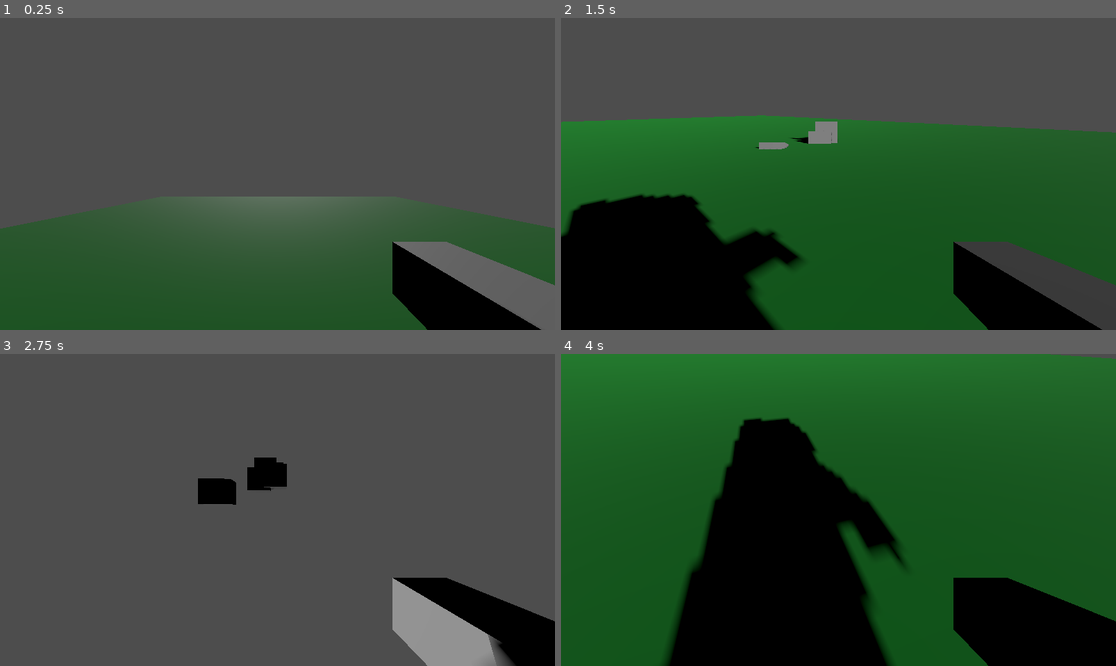
Above: before the commit, frames 1-4 (two rows, left to right).
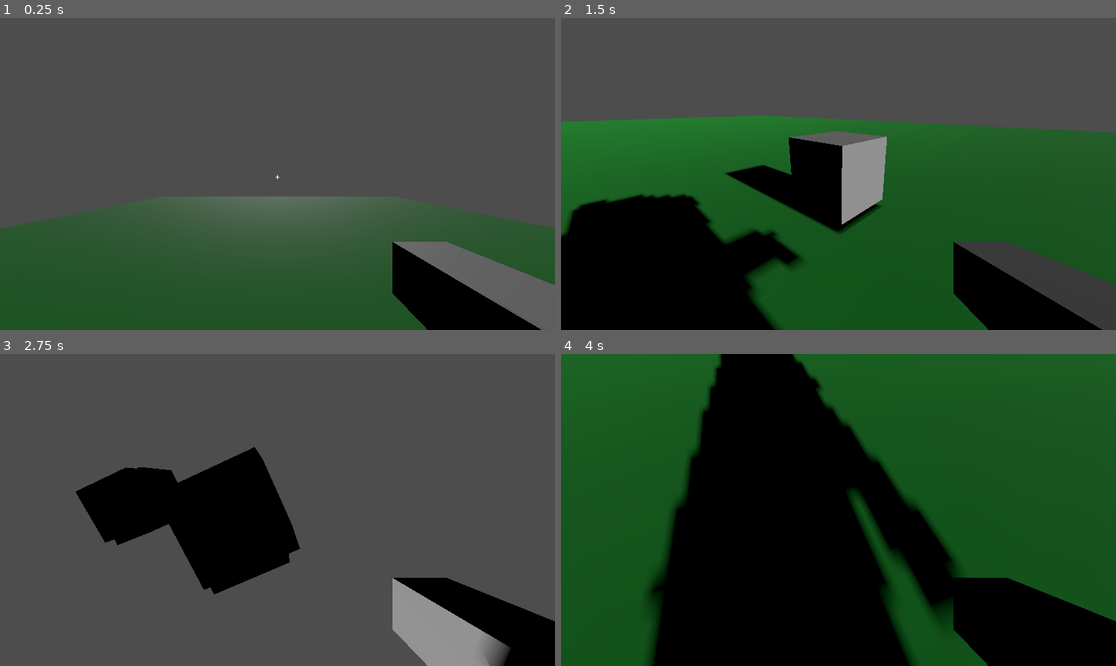
Above: after the commit, the same moments.

Repository: G4vp/BugCraft
Game: Godot game, scene res://Scenes/testEnv.tscn
The game is run twice, just before and just after one commit, with the same random seed, the same clock (stepped at 60 frames per second) and the same inputs.
Inputs (mouse positions are in pixels of both pictures, inside the frame that each line leads up to):
- Up to frame 1 (0.25 s): no input
- Up to frame 2 (1.5 s): move the mouse to (960, 158) at 0.52 s; hold D (key_right) 0.53-1.28 s; click (960, 158) at 0.67 s; tap Space (key_jump) at 0.77 s; move the mouse to (727, 189) at 1.27 s; hold S (key_down) from 1.28 s (still down); click (727, 189) at 1.42 s
- Up to frame 3 (2.75 s): tap Space (key_jump) at 1.52 s; move the mouse to (333, 441) at 2.02 s; release S (key_down) at 2.03 s; hold D (key_right) from 2.03 s (still down); click (333, 441) at 2.17 s
- Up to frame 4 (4 s): move the mouse to (810, 572) at 2.77 s; release D (key_right) at 2.78 s; hold W (key_up) 2.78-3.53 s; click (810, 572) at 2.92 s; tap Space (key_jump) at 3.02, 3.77 s; tap Enter at 3.5 s; move the mouse to (1005, 556) at 3.52 s; hold A (key_left) from 3.53 s (still down); click (1005, 556) at 3.67 s

The runs differ from the first frame. In frame 1, less than 0.1% of the frame differs, in the area x 49-51%, y 50-52%; in frame 2, 5.8%; in frame 3, 9.9%; in frame 4, 18%, in the area x 15-100%, y 0-100%.

Commit message:
More cube stuff

Diff:
--- a/Scenes/cube.gd
+++ b/Scenes/cube.gd
@@ -10,5 +10,5 @@
 func _process(delta):
 	pass
 
-func place_cube(pos_x, pos_y, pos_z):
-	position = Vector3(pos_x,pos_y,pos_z)
+func place_cube(marker):
+	position = marker.global_position
--- a/Scenes/player.tscn
+++ b/Scenes/player.tscn
@@ -1,15 +1,16 @@
-[gd_scene load_steps=5 format=3 uid="uid://dwee1cjuko7cc"]
+[gd_scene load_steps=6 format=3 uid="uid://dwee1cjuko7cc"]
 
 [ext_resource type="Script" path="res://Scripts/player.gd" id="1_32akl"]
+[ext_resource type="Texture2D" uid="uid://c764jxyrv58vr" path="res://Assets/crosshair.png" id="2_3jdjn"]
 
 [sub_resource type="BoxShape3D" id="BoxShape3D_qgvyp"]
 size = Vector3(1, 1.765, 1)
 
+[sub_resource type="BoxMesh" id="BoxMesh_uyyg3"]
+size = Vector3(0.254, 0.241, 1)
+
 [sub_resource type="BoxMesh" id="BoxMesh_b38ss"]
 size = Vector3(1, 1.765, 1)
-
-[sub_resource type="BoxMesh" id="BoxMesh_uyyg3"]
-size = Vector3(0.254, 0.241, 1)
 
 [node name="Player" type="CharacterBody3D"]
 script = ExtResource("1_32akl")
@@ -17,13 +18,22 @@
 [node name="CollisionShape3D" type="CollisionShape3D" parent="."]
 shape = SubResource("BoxShape3D_qgvyp")
 
-[node name="MeshInstance3D" type="MeshInstance3D" parent="."]
-mesh = SubResource("BoxMesh_b38ss")
-skeleton = NodePath("../CollisionShape3D")
-
 [node name="Camera3D" type="Camera3D" parent="."]
 transform = Transform3D(1, 0, 0, 0, 1, 0, 0, 0, 1, 0, 0.569085, 0)
 
-[node name="Hand" type="MeshInstance3D" parent="."]
+[node name="Marker3D" type="Marker3D" parent="."]
+transform = Transform3D(1, 0, 0, 0, 1, 0, 0, 0, 1, 0, 0.526024, -2.77001)
+
+[node name="Sprite3D" type="Sprite3D" parent="Marker3D"]
+texture = ExtResource("2_3jdjn")
+
+[node name="Body" type="Node3D" parent="."]
+
+[node name="Hand" type="MeshInstance3D" parent="Body"]
 transform = Transform3D(1, 0, 0, 0, 1, 0, 0, 0, 1, 0.665851, 0.13058, -0.451153)
 mesh = SubResource("BoxMesh_uyyg3")
+skeleton = NodePath("../..")
+
+[node name="Core" type="MeshInstance3D" parent="Body"]
+mesh = SubResource("BoxMesh_b38ss")
+skeleton = NodePath("../../CollisionShape3D")
--- a/Scripts/player.gd
+++ b/Scripts/player.gd
@@ -11,8 +11,10 @@
 var rot_x = 0
 var rot_y = 0
 
+var marker
+
 func _ready():
-
+	marker = get_node("Marker3D")
 	Input.mouse_mode = Input.MOUSE_MODE_CONFINED_HIDDEN
 
 func _physics_process(delta):
@@ -28,8 +30,9 @@
 func action_place_block():
 # Do Something
 	var cube = preload("res://Scenes/cube.tscn").instantiate()
-	cube.place_cube(self.position.x,self.position.y,self.position.z - 10)
-	add_child(cube)
+	cube.place_cube(marker)
+
+	get_parent().add_child(cube)
 
 
 func player_camera(event):
@@ -37,7 +40,7 @@
 	rot_x -= event.relative.x * LOOKAROUND_SPEED
 	rot_y -= event.relative.y * LOOKAROUND_SPEED
 
-	rot_y = clampf(rot_y, -PI/3, PI/3)
+	rot_y = clampf(rot_y, -PI/2, PI/2)
 
 	transform.basis = Basis() # reset rotation
 	rotate_object_local(Vector3(0, 1, 0), rot_x) # first rotate in Y
--- a/project.godot
+++ b/project.godot
@@ -46,3 +46,7 @@
 "events": [Object(InputEventKey,"resource_local_to_scene":false,"resource_name":"","device":-1,"window_id":0,"alt_pressed":false,"shift_pressed":false,"ctrl_pressed":false,"meta_pressed":false,"pressed":false,"keycode":0,"physical_keycode":32,"key_label":0,"unicode":32,"echo":false,"script":null)
 ]
 }
+
+[rendering]
+
+textures/canvas_textures/default_texture_filter=0
Binary file added: Assets/crosshair.png
Not shown, added: Assets/crosshair.png.import
